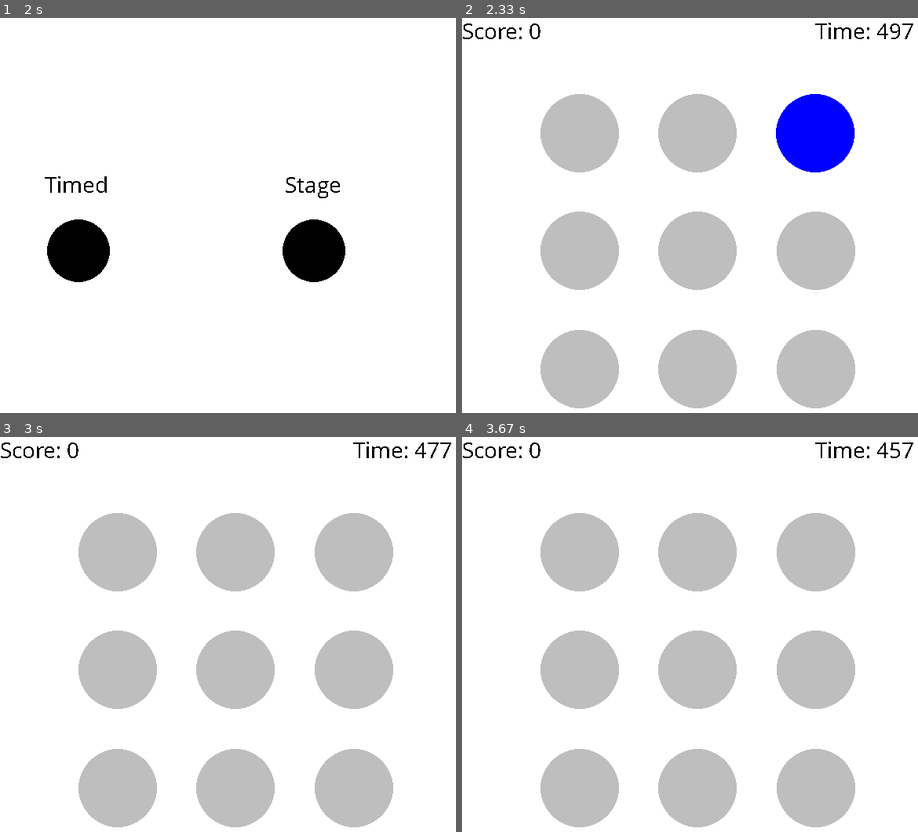
Above: before the commit, frames 1-4 (two rows, left to right).
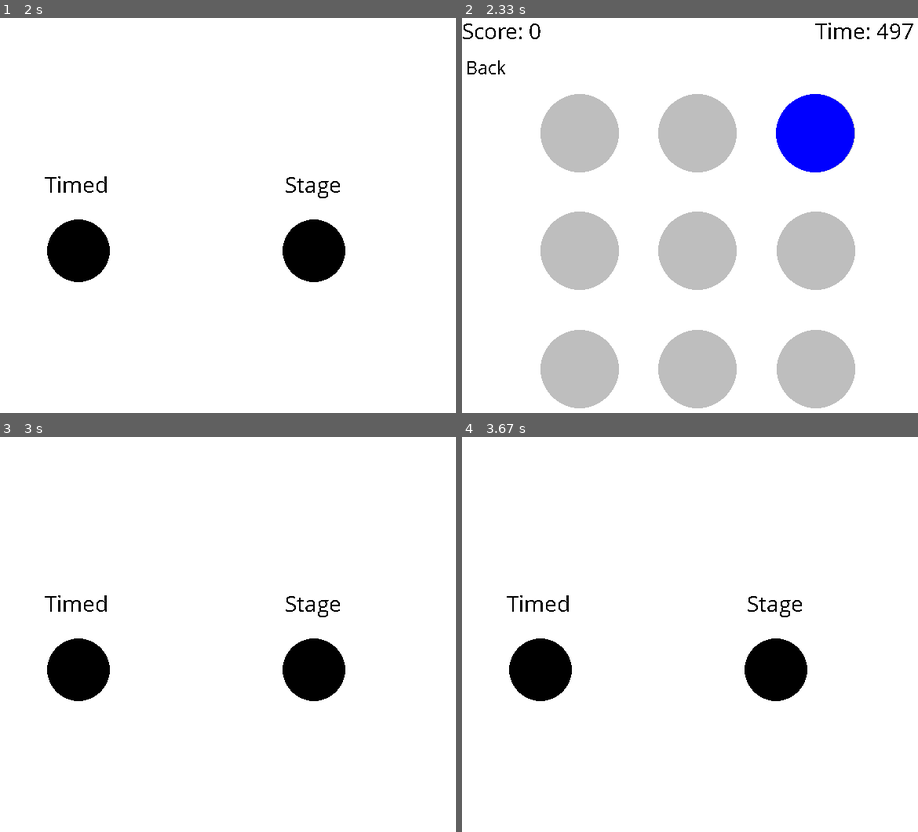
Above: after the commit, the same moments.

Repository: Sobble816/Classwork
Game: pygame game, started from PygameWorks/Mini Game/game.py
The game is run twice, just before and just after one commit, with the same random seed, the same clock (stepped at 60 frames per second) and the same inputs.
Inputs (mouse positions are in pixels of both pictures, inside the frame that each line leads up to):
- Up to frame 1 (2 s): click (237, 251) at 0.38 s
- Up to frame 2 (2.33 s): click (530, 239) at 2.22 s
- Up to frame 3 (3 s): click (22, 484) at 2.55 s, where only the run after the commit has a clickable "Back"
- Up to frame 4 (3.67 s): no input

Frame 1 is identical in both runs. In frame 2, less than 0.1% of the frame differs, in the area x 1-10%, y 10-15%; in frame 3, 27%; in frame 4, 27%, in the area x 0-99%, y 1-99%.

Commit message:
Update game.py

Diff:
--- a/PygameWorks/Mini Game/game.py
+++ b/PygameWorks/Mini Game/game.py
@@ -33,6 +33,11 @@
 stage_x = 400
 stage_y = 300
 stage_radius = 40
+
+#back button
+back_x = 33
+back_y = 71
+back_radius = 30
 
 
 game = 0
@@ -65,8 +70,8 @@
             running = False
 
         elif event.type == MOUSEBUTTONDOWN:
-
             mouse_x, mouse_y = event.pos
+            print(mouse_x, mouse_y)
 
         #start button
             a = start_x - mouse_x
@@ -75,12 +80,21 @@
             if distance < start_radius:
                 game = 1
 
+        #back button
+            back_a = back_x - mouse_x
+            back_b = back_y - mouse_y
+            back_distance = math.sqrt(back_a**2 + back_b**2)
+            if back_distance < back_radius:
+                game = 1
+
         #if Timed option was chosen
             timed_a = timed_x - mouse_x
             timed_b = timed_y - mouse_y
             timed_distance = math.sqrt(timed_a**2 + timed_b**2)
             if timed_distance < timed_radius:
                 game = 2
+                score = 0
+                timer = 500
 
         #if Stage option was chosen
             stage_a = stage_x - mouse_x
@@ -88,6 +102,7 @@
             stage_distance = math.sqrt(stage_a**2 + stage_b**2)
             if stage_distance < stage_radius:
                 game = 3
+                score = 0
 
         #target
             target_A = target_x - mouse_x
@@ -141,7 +156,7 @@
         button_text = font.render("START", False, (0, 0, 0))
         screen.blit(button_text, (245, 278))
 
-#---Option Screen------------------------------------------------------------------------------------------------------------------
+#---Chose Game Option Screen------------------------------------------------------------------------------------------------------------------
     elif game == 1:
         screen.fill("white")
 
@@ -178,6 +193,11 @@
         pygame.draw.circle(screen, "grey", (WIDTH/1.33, HEIGHT/4), circle_radius)
         pygame.draw.circle(screen, "grey", (WIDTH/1.33, HEIGHT/1.33), circle_radius)
 
+        #back button
+        pygame.draw.circle(screen, "white", (back_x, back_y), back_radius)
+        back_font = pygame.font.SysFont("Comic Sans MS", 25)
+        back_text = back_font.render("Back", False, (0, 0, 0))
+        screen.blit(back_text, (5, 50))
 
 
     #drawing targets
@@ -213,6 +233,11 @@
         pygame.draw.circle(screen, "white", (WIDTH/1.33, HEIGHT/4), circle_radius)
         pygame.draw.circle(screen, "white", (WIDTH/1.33, HEIGHT/1.33), circle_radius)
 
+        #back button
+        pygame.draw.circle(screen, "white", (back_x, back_y), back_radius)
+        back_font = pygame.font.SysFont("Comic Sans MS", 25)
+        back_text = back_font.render("Back", False, (0, 0, 0))
+        screen.blit(back_text, (5, 50))
 
     # LEVEL 1 -----------------
         # drawing targets
@@ -228,7 +253,6 @@
 
 #------------------------------------------------------------------------------------------------------------------------------------
 
-
     pygame.display.flip()
     clock.tick(30)
 
